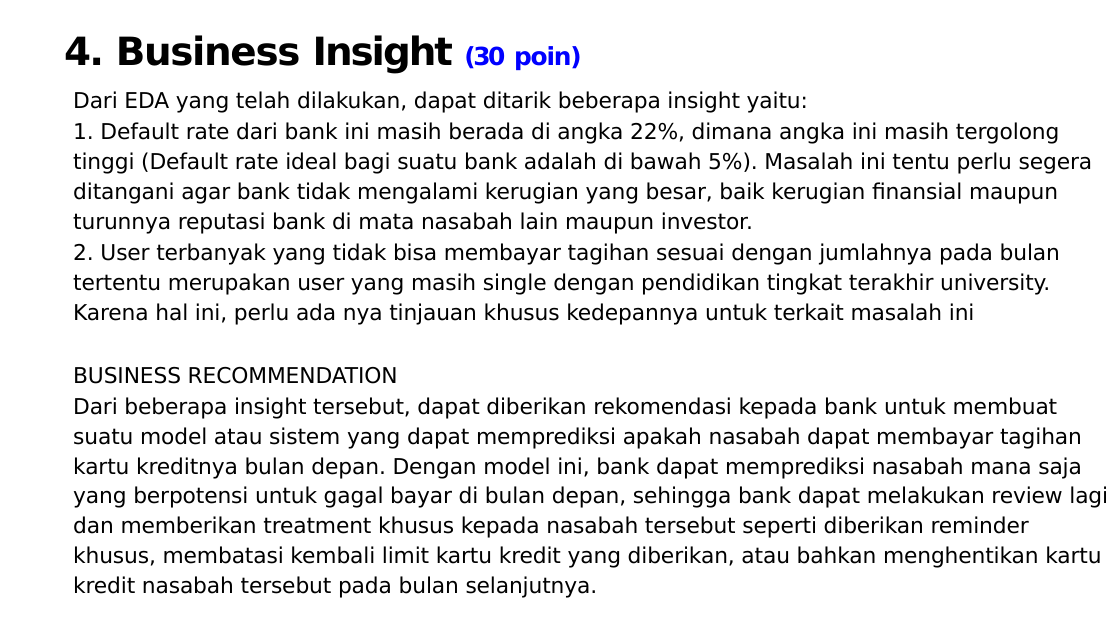
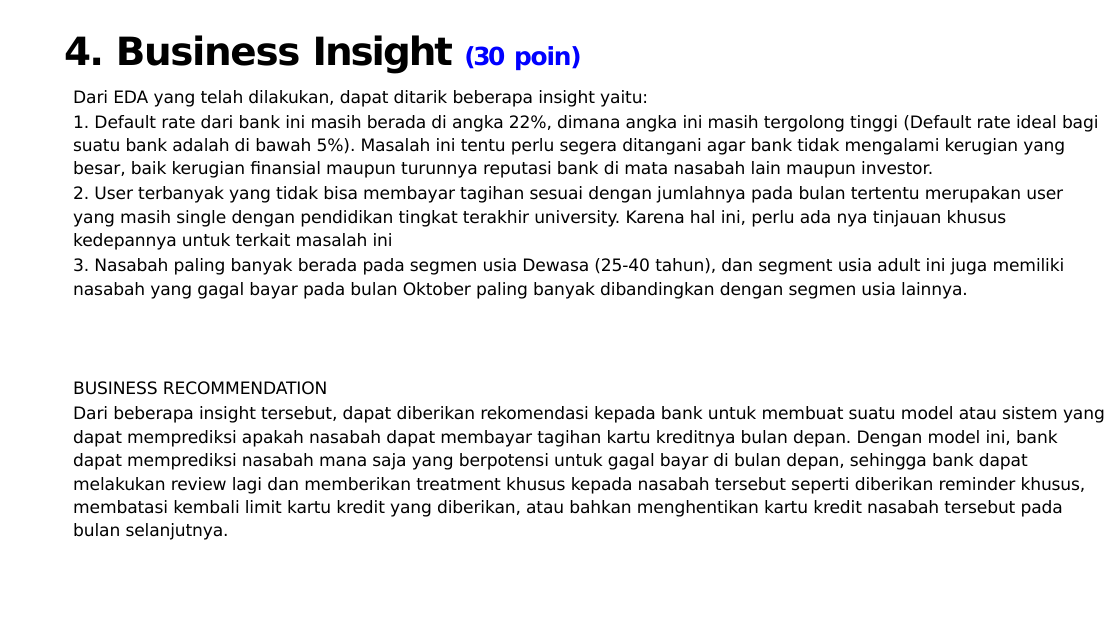
Before and after one commit to iqbalmudzakky/final_project, a slide deck: slide 11 of EDA - DATA MAGICIAN.pptx. Drawn at 1120x630 pixels with LibreOffice and Linux fonts; fonts in the diff are those of the drawing; background and template pictures are left out. Boxes give left, top, right and bottom in pixels: in the first picture for what was removed or moved away, otherwise in the second. Text is boxed around its words. In the diff, an @@ line names an element or a change of style, - is before the commit and + after.

Commit message:
tambahan insight

```diff
--- a/EDA - DATA MAGICIAN.pptx
+++ b/EDA - DATA MAGICIAN.pptx
@@ text at (73, 90, 1105, 540): size 14 to 11 pt in "Dari EDA yang telah dilakukan, dapat ditarik ...", "1. Default rate dari bank ini masih ...", "2. User terbanyak yang tidak bisa membayar ...", "BUSINESS RECOMMENDATION" and 1 more places @@
@@ text at (73, 258, 1065, 299): paragraph added @@
+3. Nasabah paling banyak berada pada segmen usia Dewasa (25-40 tahun), dan segment usia adult ini juga memiliki nasabah yang gagal bayar pada bulan Oktober paling banyak dibandingkan dengan segmen usia lainnya.
```
